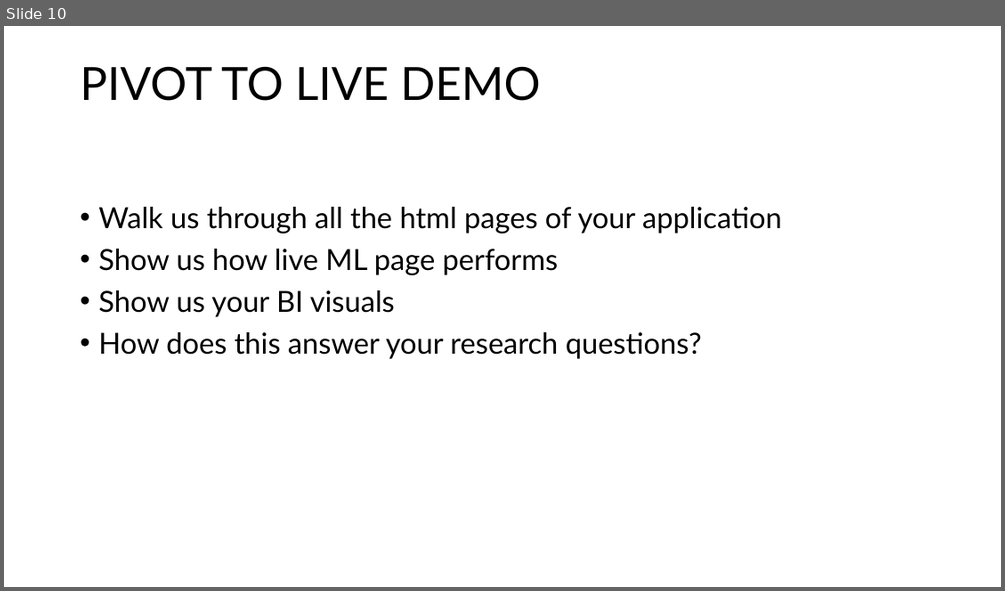
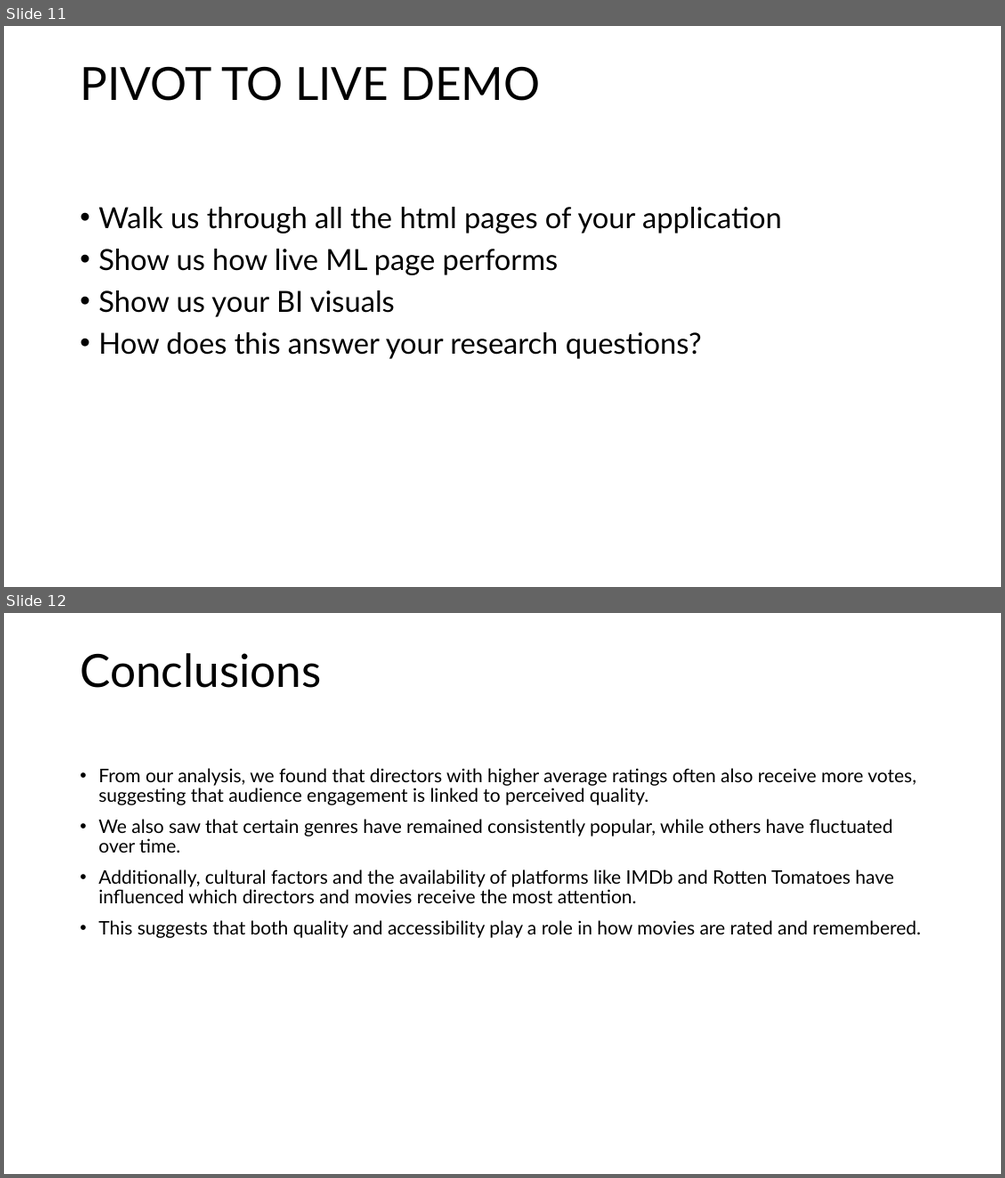
Before and after one commit to ajmonte0920/BootCamp24-project-4-group-08, a slide deck: Project 4_Group 8_Slide Deck.pptx. Shown one above the other, each under a label of ours: slide 10 before the commit, slides 11 and 12 after it. The pictures are 1005x591 and 1005x1178 pixels, drawn with LibreOffice and Linux fonts; fonts in the diff are those of the drawing. Boxes give left, top, right and bottom in pixels: in the first picture for what was removed or moved away, otherwise in the second. Text is boxed around its words. In the diff, an @@ line names an element or a change of style, - is before the commit and + after.

```diff
--- a/Project 4_Group 8_Slide Deck.pptx
+++ b/Project 4_Group 8_Slide Deck.pptx
@@ slide 12 added at <box>4,613,1001,1174</box>, background #FFFFFF @@
@@ title added at <box>80,653,321,688</box>, 44 pt, text #000000 @@
+Conclusions
@@ text added at <box>98,768,921,938</box>, 18 pt, text #000000 @@
+• From our analysis, we found that directors with higher average ratings often also receive more votes, suggesting that audience engagement is linked to perceived quality.
+• We also saw that certain genres have remained consistently popular, while others have fluctuated over time.
+• Additionally, cultural factors and the availability of platforms like IMDb and Rotten Tomatoes have influenced which directors and movies receive the most attention.
+• This suggests that both quality and accessibility play a role in how movies are rated and remembered.
@@ what was slide 10 is now slide 11 @@
```
Also in this commit, not shown: 4 slides changed, 3 other slides added, 3 slides removed, 8 other files.
